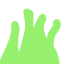
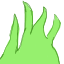
Layer changes from the first 64 x 64 image to the second:
added layer "Paint Layer 2" above "Paint Layer 1" over [0, 0, 61, 64]
painted on "Paint Layer 1" over [0, 0, 61, 64]
